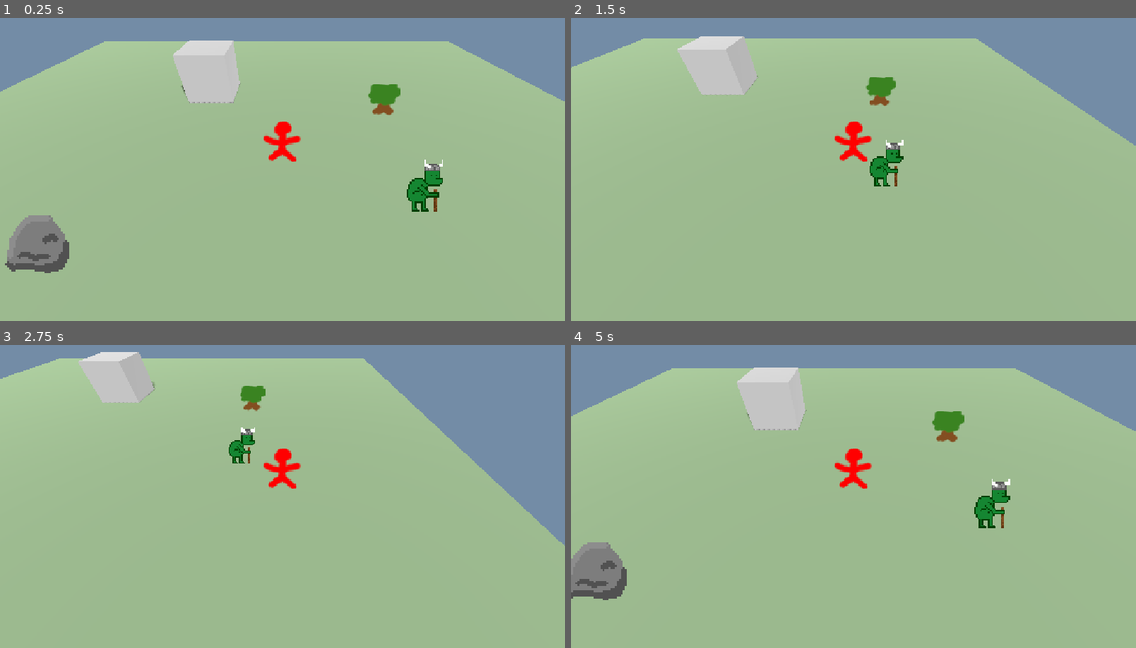
Above: before the commit, frames 1-4 (two rows, left to right).
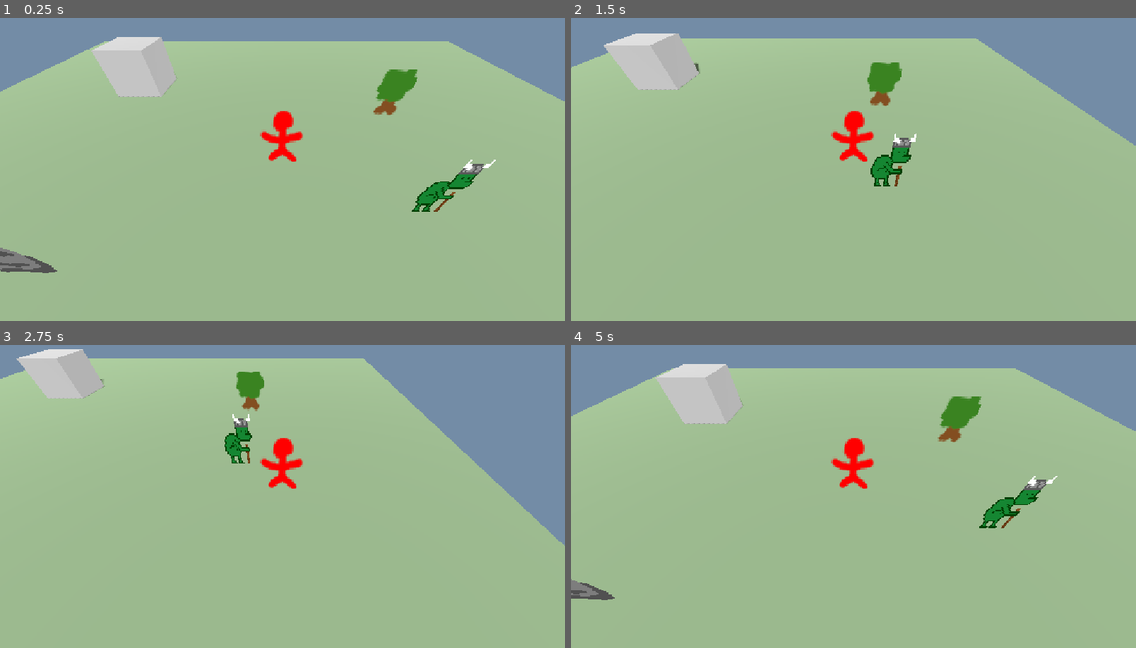
Above: after the commit, the same moments.

Repository: Drewpicus/2dPractice
Game: Godot game, scene res://Scenes/main.tscn
Same seed, same stepped clock (60 frames per second), same inputs: the game is played once before the commit and once after it.
Inputs (mouse positions are in pixels of both pictures, inside the frame that each line leads up to):
- Up to frame 1 (0.25 s): no input
- Up to frame 2 (1.5 s): move the mouse to (977, 145) at 0.52 s; hold D (move_right) 0.53-1.28 s; click (977, 145) at 0.6 s; move the mouse to (740, 178) at 1.27 s; hold S (move_down) from 1.28 s (still down); tap T (quick_inspect) at 1.35 s
- Up to frame 3 (2.75 s): move the mouse to (339, 420) at 2.02 s; release S (move_down) at 2.03 s; hold D (move_right) from 2.03 s (still down); hold F (test) from 2.03 s (still down)
- Up to frame 4 (5 s): move the mouse to (825, 554) at 2.77 s; release D (move_right) at 2.78 s; release F (test) at 2.78 s; hold W (move_up) 2.78-3.53 s; tap Mouse wheel up (zoom_in) at 2.85 s; move the mouse to (1023, 535) at 3.52 s; hold A (move_left) from 3.53 s (still down); tap Mouse wheel down (zoom_out) at 3.6 s; move the mouse to (684, 441) at 4.27 s; click (684, 441) at 4.35 s

The runs differ from the first frame. In frame 1, 7.8% of the frame differs, in the area x 0-88%, y 6-85%; in frame 2, 5.0%; in frame 3, 3.8%; in frame 4, 7.6%.

Commit message:
3d perspective stuff

Diff:
--- a/Scenes/entity.tscn
+++ b/Scenes/entity.tscn
@@ -1,6 +1,7 @@
 [gd_scene format=3 uid="uid://irmwa6b2bwko"]
 
 [ext_resource type="Script" uid="uid://y87ikykg53o3" path="res://Scripts/Entity/entity.gd" id="1_l7g7l"]
+[ext_resource type="Script" uid="uid://d1qejhcqxdm74" path="res://Scripts/sprite_3d.gd" id="2_l7g7l"]
 
 [node name="Entity" type="CharacterBody3D" unique_id=842891499]
 motion_mode = 1
@@ -8,8 +9,9 @@
 
 [node name="Sprite3D" type="Sprite3D" parent="." unique_id=66657874]
 pixel_size = 0.0625
-billboard = 1
+billboard = 2
 texture_filter = 0
+script = ExtResource("2_l7g7l")
 
 [node name="CollisionShape3D" type="CollisionShape3D" parent="." unique_id=1118641129]
 
--- a/Scenes/main.tscn
+++ b/Scenes/main.tscn
@@ -23,6 +23,9 @@
 [sub_resource type="StandardMaterial3D" id="StandardMaterial3D_kry3j"]
 albedo_color = Color(0.46, 0.46, 0.46, 1)
 
+[sub_resource type="BoxShape3D" id="BoxShape3D_jjvhh"]
+size = Vector3(3, 3, 3)
+
 [sub_resource type="Theme" id="Theme_getpj"]
 default_font_size = 25
 
@@ -45,10 +48,15 @@
 
 [node name="Entities" type="Node3D" parent="GameWorld" unique_id=120306238]
 
-[node name="MeshInstance3D" type="MeshInstance3D" parent="GameWorld" unique_id=211190400]
-transform = Transform3D(1, 0, 0, 0, 1, 0, 0, 0, 1, -4.130435, 1.5, -7.1800776)
+[node name="StaticBody3D" type="StaticBody3D" parent="GameWorld" unique_id=82404394]
+transform = Transform3D(1, 0, 0, 0, 1, 0, 0, 0, 1, -9.357751, 1.5, -8.029905)
+
+[node name="MeshInstance3D" type="MeshInstance3D" parent="GameWorld/StaticBody3D" unique_id=211190400]
 mesh = SubResource("BoxMesh_jjvhh")
 surface_material_override/0 = SubResource("StandardMaterial3D_kry3j")
+
+[node name="CollisionShape3D" type="CollisionShape3D" parent="GameWorld/StaticBody3D" unique_id=1750538265]
+shape = SubResource("BoxShape3D_jjvhh")
 
 [node name="UI" type="CanvasLayer" parent="." unique_id=1044784727]
 
--- /dev/null
+++ b/Scripts/sprite_3d.gd
@@ -0,0 +1,39 @@
+extends Sprite3D
+
+## Prevents extreme stretching as the camera approaches straight-down.
+@export_range(0.05, 1.0) var minimum_vertical_factor: float = 0.25
+
+var _base_scale: Vector3
+
+
+func _ready() -> void:
+	_base_scale = scale
+
+
+func _process(_delta: float) -> void:
+	var camera := get_viewport().get_camera_3d()
+
+	if not camera:
+		scale = _base_scale
+		return
+
+	var camera_forward := -camera.global_basis.z.normalized()
+
+	# Horizontal length of the camera's forward vector.
+	# 1.0 = camera is horizontal.
+	# 0.0 = camera is looking straight down/up.
+	var vertical_projection_factor := Vector2(
+		camera_forward.x,
+		camera_forward.z
+	).length()
+
+	vertical_projection_factor = max(
+		vertical_projection_factor,
+		minimum_vertical_factor
+	)
+
+	scale = Vector3(
+		_base_scale.x,
+		_base_scale.y / vertical_projection_factor,
+		_base_scale.z
+	)
Not shown, added: Scripts/sprite_3d.gd.uid
